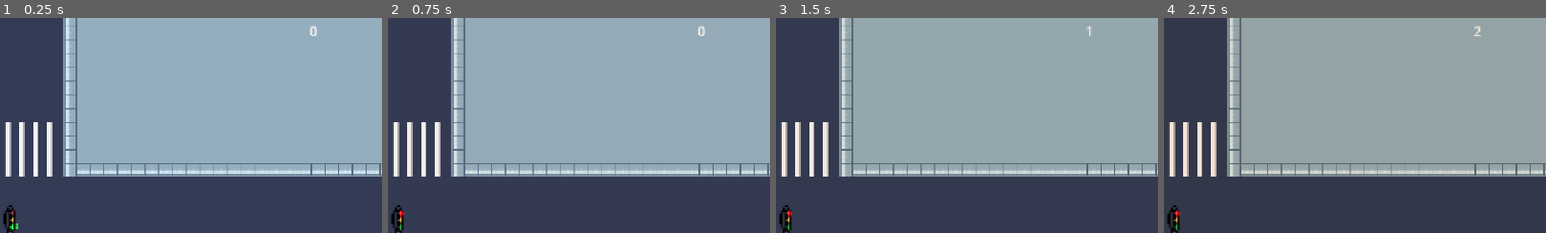
Above: before the commit, frames 1-4 (left to right).
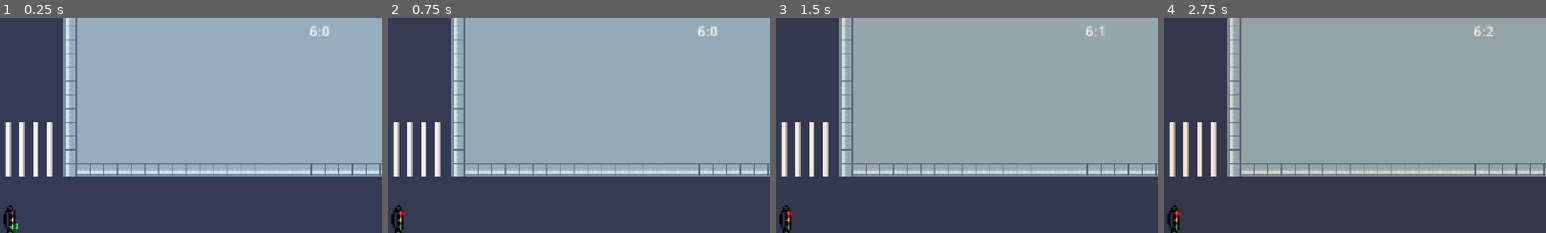
Above: after the commit, the same moments.

Repository: lafgo-fc/game-jam-repoooo
Game: Godot game, scene res://scne/test_one.tscn
The game is run twice, just before and just after one commit, with the same random seed, the same clock (stepped at 60 frames per second) and the same inputs.
Inputs:
- Up to frame 1 (0.25 s): no input
- Up to frame 2 (0.75 s): tap Enter (ui_accept) at 0.5 s; hold R (traffic control right and left) from 0.53 s (still down)
- Up to frame 3 (1.5 s): keep holding R (traffic control right and left); tap Enter (ui_accept) at 0.77, 1.25 s
- Up to frame 4 (2.75 s): keep holding R (traffic control right and left); tap Enter (ui_accept) at 1.52 s
The pictures show only the part of the screen within x 50-100%, y 4-54%; the shares and areas given below are measured in that part.

The runs differ from the first frame. In frame 1, less than 0.1% of the frame differs, in the area x 81-87%, y 3-9%; in frame 2, less than 0.1%; in frame 3, 0.1%, in the area x 81-86%, y 3-9%; in frame 4, 0.1%.

Commit message:
displaying the clock to player

Diff:
--- a/scne/test_one.gd
+++ b/scne/test_one.gd
@@ -14,7 +14,7 @@
  # this gives us the time we have spent in the day
 func time_op():
 	var time_spent = 1440  - day_timer.time_left
-	clock.text = str(int(time_spent))
+	clock.text = str(hour , ":", min)
 	if time_spent <= 360:
 		GameData.daycycle = "morning"
 	elif time_spent <= 600 :
